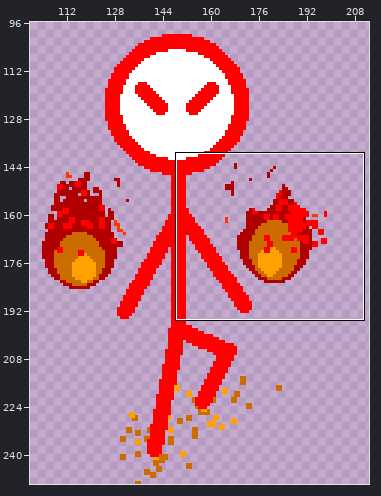
A pixel-art file gets an edit: assets/red/stickman_slash.aseprite. The picture above shows the old version from afar; the outline marks the close-up.
Close-up. As it was:
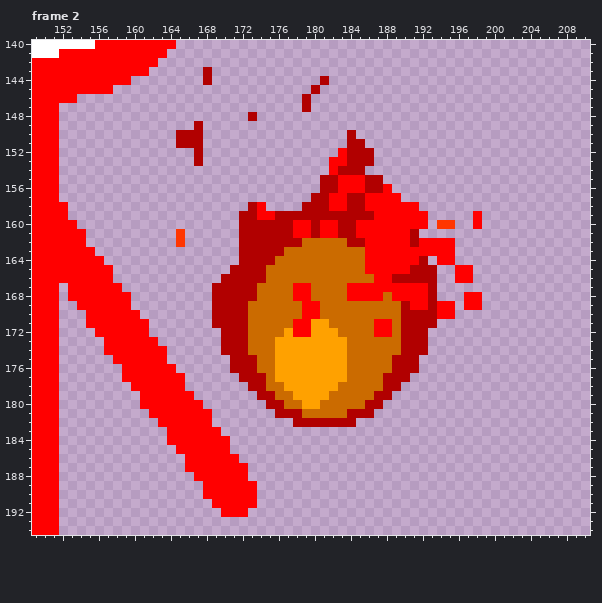
300x250 pixels, 5 frames. Shown: frame 2: x 149..210, y 140..194. The wide view leaves out empty margins. The commit also changed other frames or places, which this record leaves out.
Once edited:
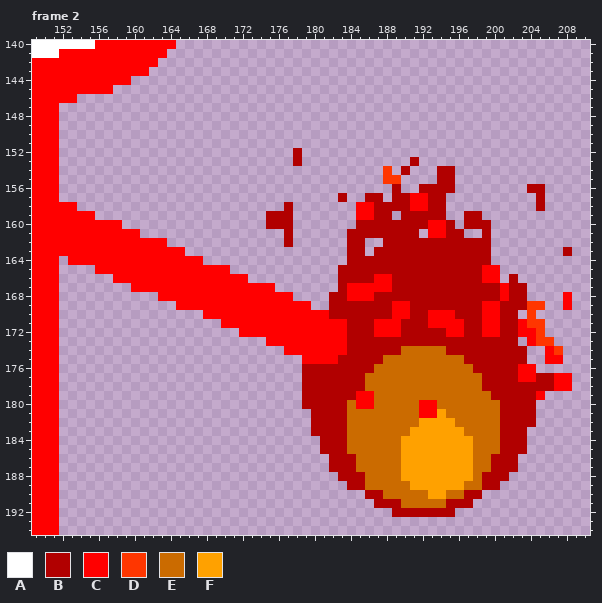
Palette (. is transparent): A #ffffff  B #b10000  C #ff0000  D #ff3600  E #cb6b00  F #ffa100
From old to new:
Changed rows in their new state; - is an unchanged pixel.
Frame 2, layers "Layer 1", "Layer 2":
first column x 152:
143 ----------------.----------------------------------------
144 ----------------.------------.---------------------------
145 ----------------------------.----------------------------
146 ---------------------------.-----------------------------
147 ---------------------------.-----------------------------
148 ---------------------.-----------------------------------
149 ---------------.-----------------------------------------
150 -------------...----------------.------------------------
151 -------------...----------------..-----------------------
152 ---------------.----------B----....----------------------
153 ---------------.----------B---.....----B-----------------
154 ------------------------------....--D-B---BB-------------
155 -----------------------------.......DD----BB-------------
156 -----------------------------........B--BBBB--------BB---
157 ----------------------------...B..BB.BBCCBB----------B---
158 -C-------------------..--B-......C-BBBB-CBB----------B---
159 -CCC----------------...B--.......CCBB.BBBBB--BB----------
160 --CCCCC-------------...---.......BBBBBBBBCCB-BBB---------
161 ---CCCCCC----.------.....-......-BBBBBB--CCBB--B---------
162 ---CCCCCCCCC-.------.....-......--..BBB-BBBBBBBB---------
163 ----CCCCCCCCCC------............BB.BBBBBBBBBBBBB--------B
164 .----CCCCCCCCCCC----............BBBBBBBB-BBBBBBB---------
165 ....--CCCCCCCCCCCCC............BBBBBBBB---BBBBBCC--------
166 ......CCCCCCCCCCCCCCC..........BBBB-------BBBBBCC-B------
167 -......-CCCCCCCCCCCCCCCC.......B-----BBBB-BBBBBBBCBB-----
168 -.......---CCCCCCCCCCCCCCC....BB---BBBBBB-BBBBBBBCBB----C
169 --......-----CCCCCCCCCCCCCC-..BBBBBBBCCBB-BBBBBCCBBBDD--C
170 ---......-------CCCCCCCCCCC--CBBBBBBBCC--C--BBBCCBB-D----
171 ---.......-------.CCCCCCCC--CCCCBBB--C---CCCCBBCCBBCDD---
172 ----......--------..CCCCCC--CCCCBBB--C---BBCCBBCCBBCCD---
173 -----......-------.....CCCCCCCCCBBBBBB---BBBBBBBBBB-CDD--
174 -----.......------.......CCCCCCCBBBBBBEEEEEBBBBBBBBB--CD-
175 ------......-------........CCCCBBBBB-EEEEEEEEBBBBBBB--CC-
176 -------......------........BBBBBBBB--EEEEEEEEEBBBBBCC----
177 -------.......------.......BBBBBBB--EEEEEEEEEEEBBBBCCBBCC
178 --------......-------......BBBBBBB--EEEEEEEEEEEBBBBBBBBCC
179 ---------......-------.....BBBBBBCCEEEEEEEEEEEEEBBBBBC---
180 ---------.......-------....BBBBB-CCEEEEECCEEEEEEEBBBB----
181 ----------.......-------....BBBBEEEEEEEECCFEEEEEEBBBB----
182 -----------......---------..----EEEEEEEEFFFFEEEEEBBBB----
183 ------------......----------BBBBEEEEEEEFFFFFFEEEEBBB-----
184 ------------.......----------BBBEEEEEEFFFFFFFFEEEBBB-----
185 -------------......----------BBBEEEEEEFFFFFFFFEEEBBB-----
186 --------------......----------BBBEEEEEFFFFFFFFEEBBB------
187 --------------.......---------BBBEEEEEFFFFFFFFEEBBB------
188 ---------------......----------BBBEEEEFFFFFFFFEBBB-------
189 ----------------......----------BBEEEEEFFFFFFEEBB--------
190 ----------------......------------BBEEEEEFFEEBB----------
191 -----------------.....-------------BBBEEEEEBBB-----------
192 ------------------...----------------BBBBBBB-------------
Where, in picture pixels (left, top, right, bottom), the same in both close-ups:
changed: (59, 67, 572, 517)
